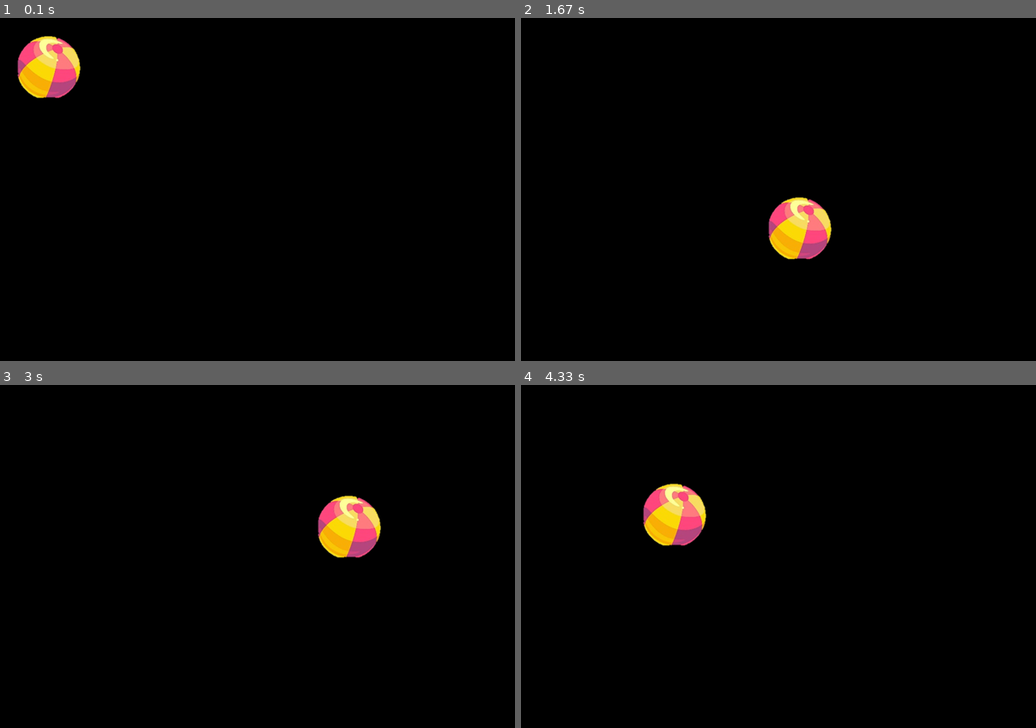
Above: before the commit, frames 1-4 (two rows, left to right).
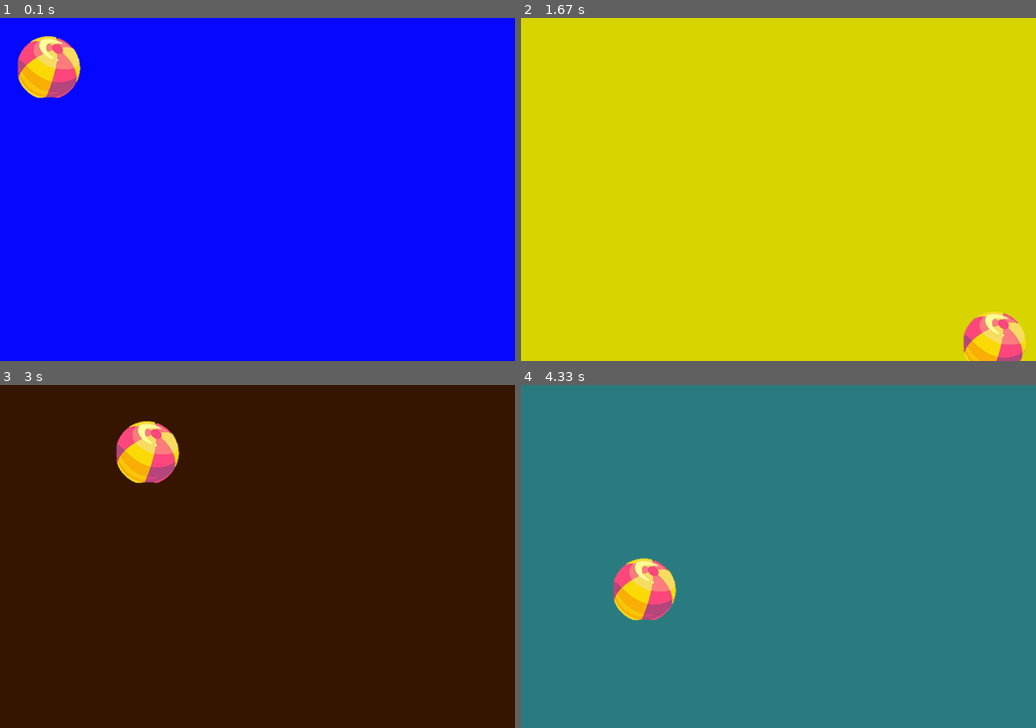
Above: after the commit, the same moments.

Repository: heyjiege/ball_game
Game: pygame game, started from bi_ball_game.py
The game is run twice, just before and just after one commit, with the same random seed, the same clock (stepped at 60 frames per second) and the same inputs.
Inputs (mouse positions are in pixels of both pictures, inside the frame that each line leads up to):
- Up to frame 1 (0.1 s): no input
- Up to frame 2 (1.67 s): press the mouse at (943, 179) at 0.37 s; move the mouse to (860, 196) at 0.47 s; release the mouse at (778, 210) at 0.6 s; press the mouse at (943, 179) at 0.7 s; move the mouse to (886, 223) at 0.8 s; release the mouse at (830, 264) at 0.93 s; hold Right 1-1.47 s; move the mouse to (618, 138) at 1.03 s; click (963, 309) at 1.55 s
- Up to frame 3 (3 s): hold Up 1.83-2.13 s; move the mouse to (123, 429) at 1.87 s; hold Right 2.17-2.63 s; hold Left from 2.67 s (still down)
- Up to frame 4 (4.33 s): release Left at 3.2 s; hold Down 3.23-3.53 s; hold Left 3.57-3.97 s; hold Up from 4 s (still down)

The runs differ from the first frame. In frame 1, 98% of the frame differs, in the area x 0-100%, y 0-100%; in frame 2, 100%; in frame 3, 100%; in frame 4, 100%.

Commit message:
dev3.0 最终版本

Diff:
--- a/bi_ball_game.py
+++ b/bi_ball_game.py
@@ -28,9 +28,14 @@
 ball_rec = ball.get_rect()
 fps = 300
 fclock = pygame.time.Clock()
+still = False  # 小球是否 禁止or 移动
+bgcolor = pygame.Color("black")  # 背景颜色
 
 
 
+def RGBChannel(x):
+    """接手一个参数，并返回0-255的一个整数"""
+    return 0 if x < 0 else (255 if x > 255 else int(x))
 
 while True:
     for event in pygame.event.get():
@@ -48,20 +53,44 @@
                 speed[1] = speed[1] if speed[1] == 0 else (abs(speed[1]) + 1) * int(speed[1] / abs(speed[1]))
             elif event.key == pygame.K_ESCAPE:
                 sys.exit()
+
+        # 添加窗口大小可调
         elif event.type == pygame.VIDEORESIZE:
             size = screen_width, screen_height = event.size[0], event.size[1]
             screen = pygame.display.set_mode(size, pygame.RESIZABLE)
 
+        # 添加鼠标事件
+        elif event.type == pygame.MOUSEBUTTONDOWN:
+            if event.button == 1:
+                still = True
+        elif event.type == pygame.MOUSEBUTTONUP:
+            still = False
+            if event.button == 1:
+                # 移动到鼠标的位置
+               ball_rec = ball_rec.move(event.pos[0]-ball_rec.left, event.pos[1]-ball_rec.top)
+        elif event.type == pygame.MOUSEMOTION:
+            if event.buttons[0] == 1:
+                ball_rec = ball_rec.move(event.pos[0] - ball_rec.left, event.pos[1] - ball_rec.top)
+
     # 窗口最小化后，停止小球的移动
-    if pygame.display.get_active():
+    if pygame.display.get_active() and not still:
         ball_rec = ball_rec.move(speed[0], speed[1])
     if ball_rec.left < 0 or ball_rec.right > screen_width:
         speed[0] = -speed[0]
+        # 球右端超出屏幕 且 球再往右移动， 准备逃离屏幕或在屏幕角落摩擦  --> 让球反向，返回屏幕中
+        if screen_width < ball_rec.right < ball_rec.right + speed[0]:
+            speed[0] = -speed[0]
     if ball_rec.top < 0 or ball_rec.bottom > screen_height:
         speed[1] = -speed[1]
+        if ball_rec.bottom > screen_height and ball_rec.bottom + speed[1] > ball_rec.bottom:
+            speed[1] = -speed[1]
 
+    bgcolor.r = RGBChannel(ball_rec.left * 255 / screen_width)
+    bgcolor.g = RGBChannel(ball_rec.top * 255 / screen_height)
+    bgcolor.b = RGBChannel(min(speed[0], speed[1]) * 255 / max(speed[0], speed[1], 1))
     # time.sleep(sleep_time)
-    screen.fill(BLACK)
+
+    screen.fill(bgcolor)
     screen.blit(ball, ball_rec)
     pygame.display.update()
     fclock.tick(fps)
--- a/pygame_model.py
+++ b/pygame_model.py
@@ -1,4 +1,3 @@
-
 import pygame, sys
 
 pygame.init()
